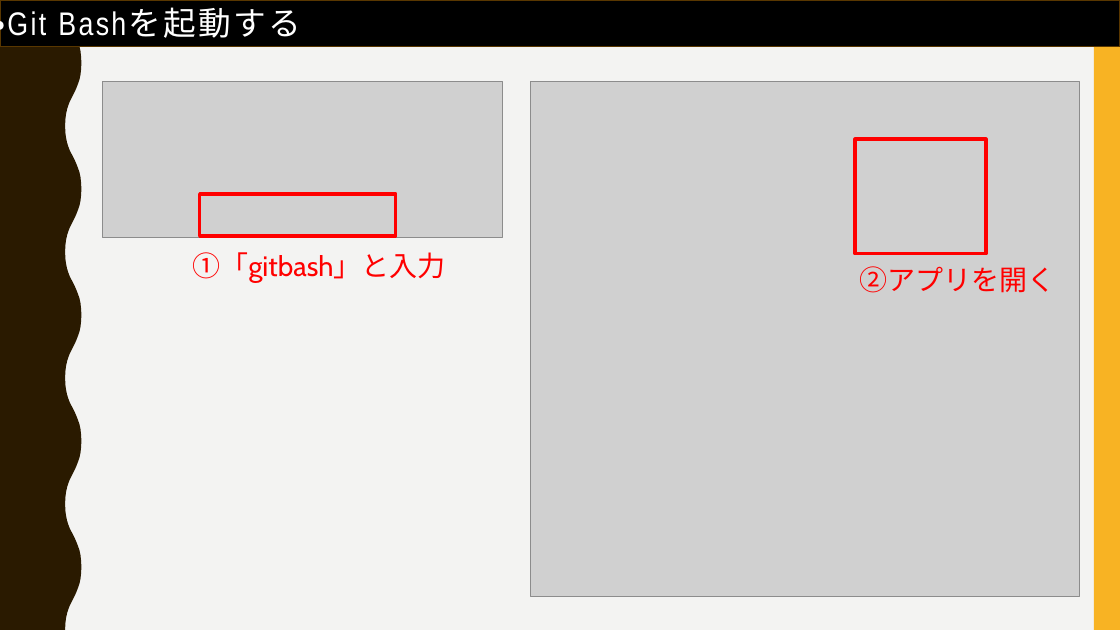
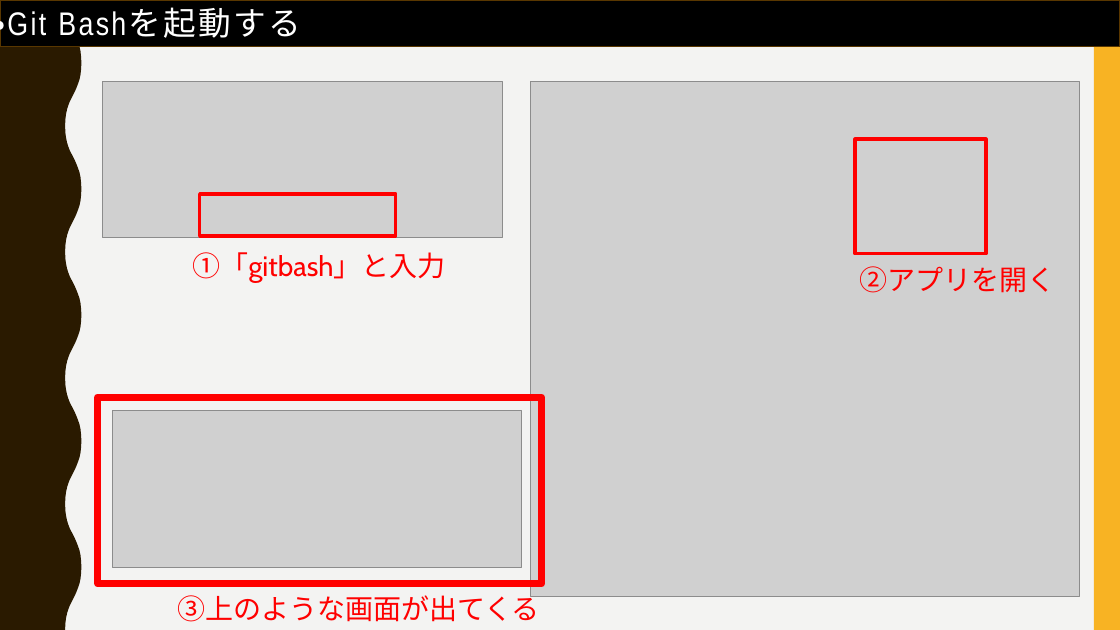
Before and after one commit to FIY24554/git_test, a slide deck: slide 15 of gitについて_cdコマンド.pptx. Drawn at 1120x630 pixels with LibreOffice and Linux fonts; fonts in the diff are those of the drawing; grey boxes stand for pictures. Boxes give left, top, right and bottom in pixels: in the first picture for what was removed or moved away, otherwise in the second. Text is boxed around its words. In the diff, an @@ line names an element or a change of style, - is before the commit and + after.

Commit message:
7/5 16時

```diff
--- a/gitについて_cdコマンド.pptx
+++ b/gitについて_cdコマンド.pptx
@@ rectangle added at bbox=[97, 397, 541, 584], outline #FF0000 6 pt @@
@@ picture added at bbox=[113, 410, 522, 568] @@
@@ text added at bbox=[177, 591, 540, 622], 24 pt, text #FF0000 @@
+③上のような画面が出てくる
```
Also in this commit, not shown: 1 other slide changed, 2 slides added, 1 slide removed.
